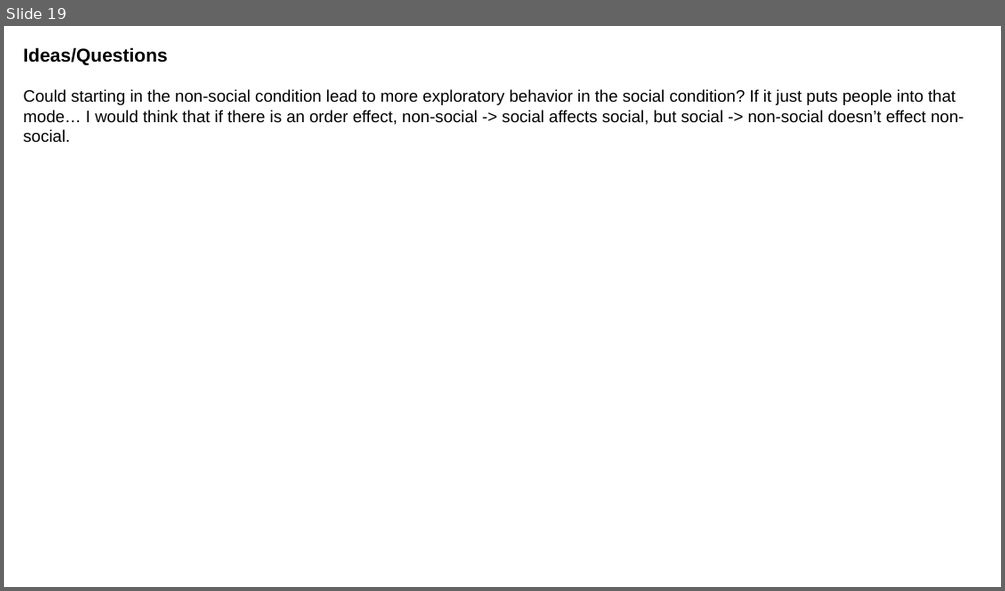
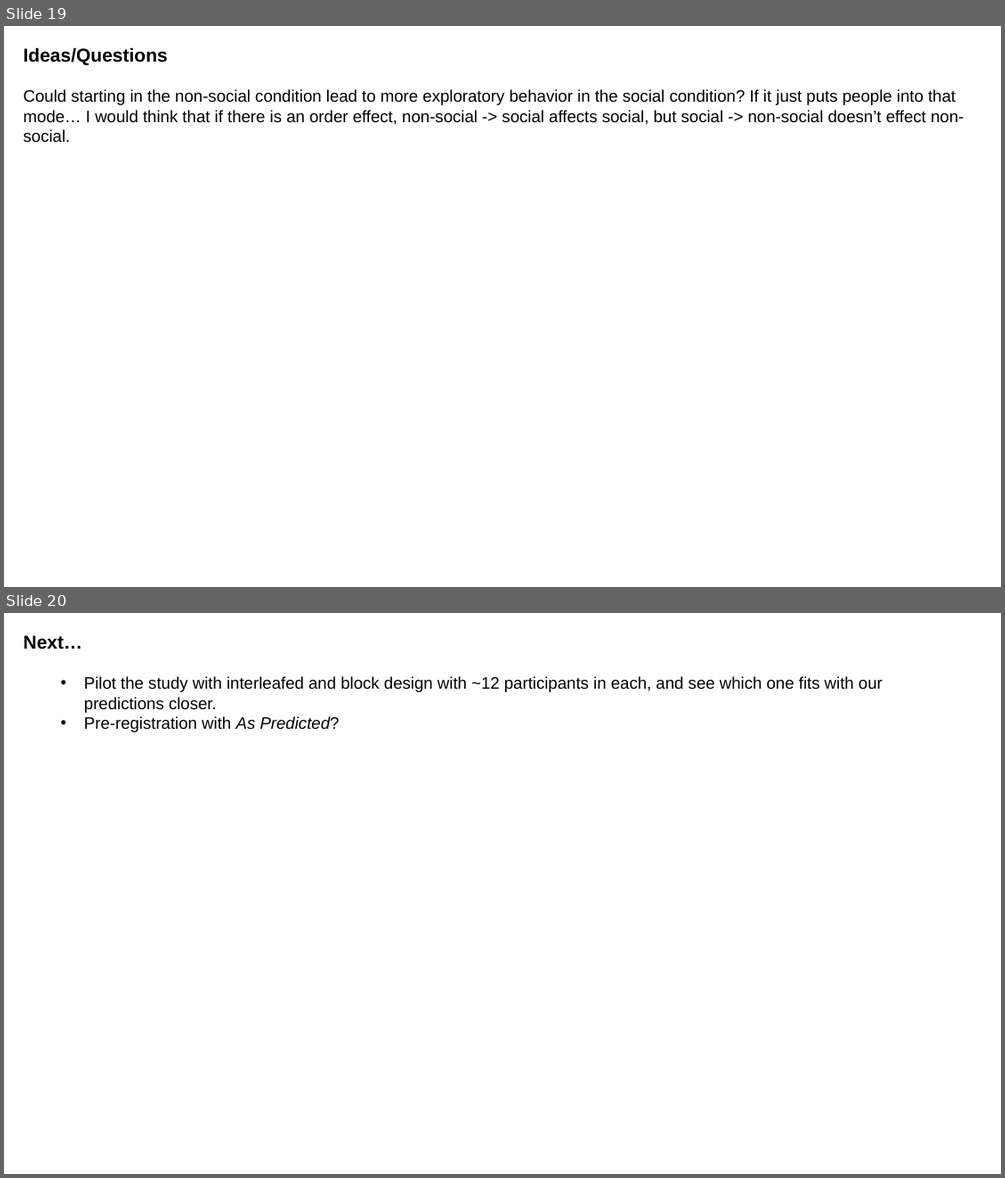
Before and after one commit to michaelrojekgiffin/RL, a slide deck: reports/Design_presentation.pptx. Shown one above the other, each under a label of ours: slide 19 before the commit, slides 19 and 20 after it. The pictures are 1005x591 and 1005x1178 pixels, drawn with LibreOffice and Linux fonts; fonts in the diff are those of the drawing. Boxes give left, top, right and bottom in pixels: in the first picture for what was removed or moved away, otherwise in the second. Text is boxed around its words. In the diff, an @@ line names an element or a change of style, - is before the commit and + after.

```diff
--- a/reports/Design_presentation.pptx
+++ b/reports/Design_presentation.pptx
@@ slide 20 added at (x1=4, y1=613, x2=1001, y2=1174), background #FFFFFF @@
@@ text added at (x1=24, y1=635, x2=882, y2=732), 16 pt, text #000000 @@
+Next…
+  • Pilot the study with interleafed and block design with ~12 participants in each, and see which one fits with our predictions closer.
+  • Pre-registration with As Predicted?
```
Also in this commit, not shown: 1 slide changed, 57 other files.
